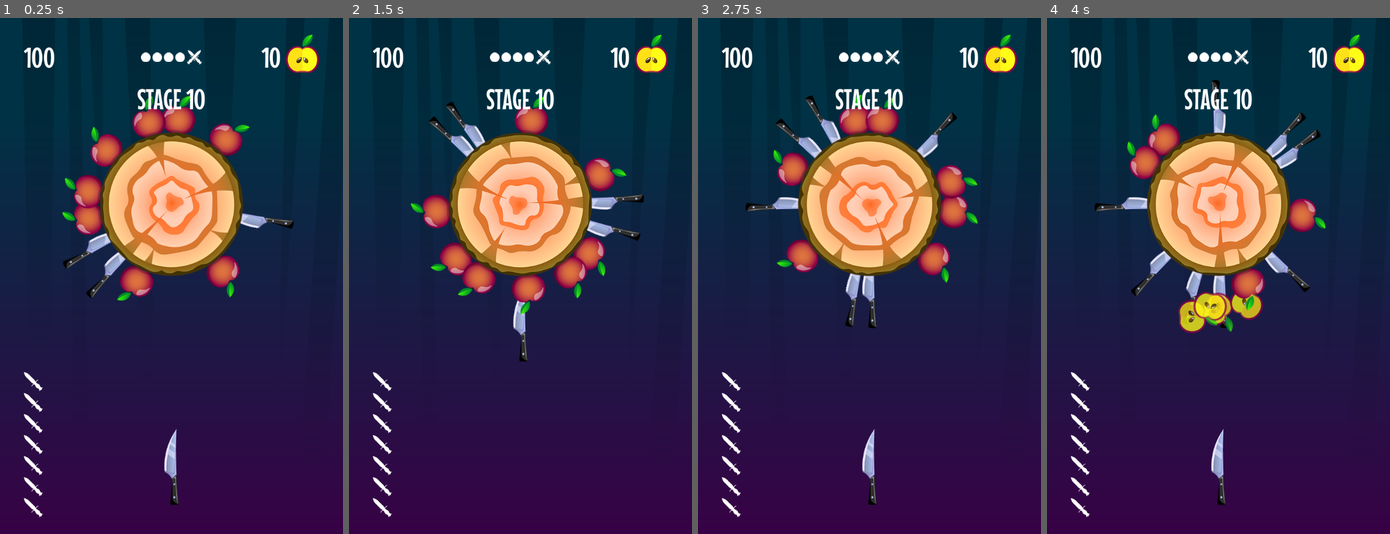
Above: before the commit, frames 1-4 (left to right).
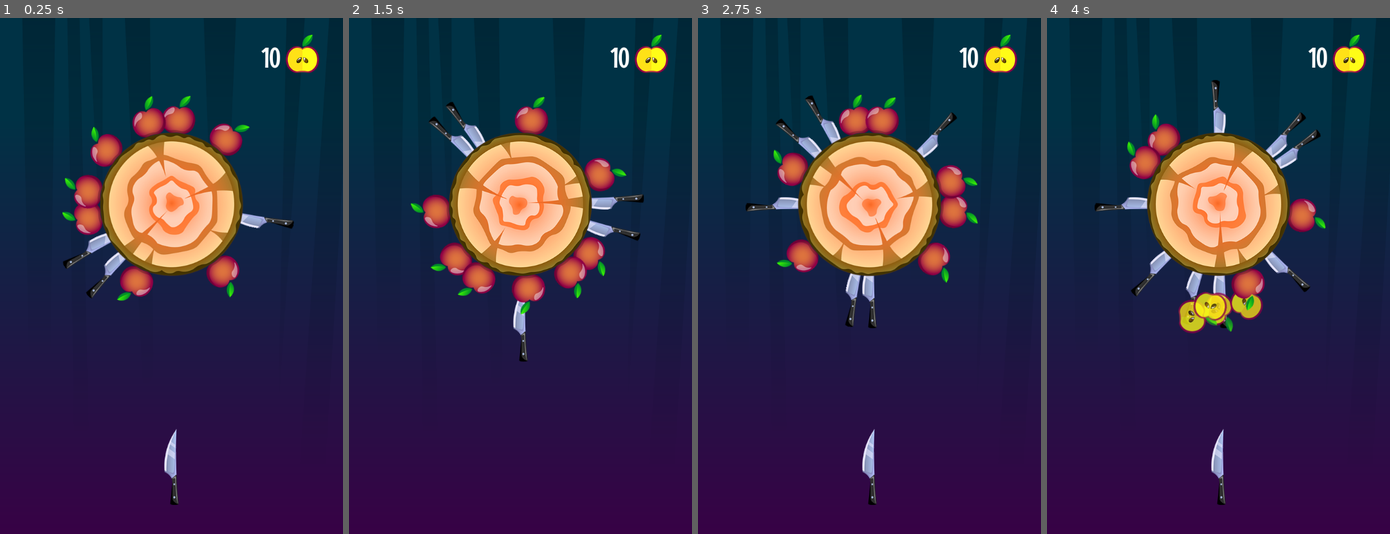
Above: after the commit, the same moments.

Repository: top-it-090304/Spin-Target
Game: Godot game, scene res://scens/game/game.tscn
Two runs of this game, one before a commit and one after it. Both use one fixed random seed, a clock stepped at 60 frames per second and the inputs below. Before the commit the project starts from res://scens/game.tscn.
Inputs (mouse positions are in pixels of both pictures, inside the frame that each line leads up to):
- Up to frame 1 (0.25 s): no input
- Up to frame 2 (1.5 s): move the mouse to (595, 250) at 0.52 s; click (595, 250) at 0.67 s; move the mouse to (451, 301) at 1.27 s; click (451, 301) at 1.42 s
- Up to frame 3 (2.75 s): move the mouse to (903, 162) at 2.02 s; click (903, 162) at 2.17 s
- Up to frame 4 (4 s): move the mouse to (1201, 379) at 2.77 s; click (1201, 379) at 2.92 s; move the mouse to (1321, 353) at 3.52 s; click (1321, 353) at 3.67 s

The runs differ from the first frame. In frame 1, 1.3% of the frame differs, in the area x 6-60%, y 5-97%; in frame 2, 1.3%; in frame 3, 1.3%; in frame 4, 1.3%.

Commit message:
Добавил стартовый экран

Diff:
--- a/spin-target/elements/ui/hud/hud.tscn
+++ b/spin-target/elements/ui/hud/hud.tscn
@@ -26,6 +26,7 @@
 anchor_bottom = 1.0
 grow_horizontal = 2
 grow_vertical = 2
+mouse_filter = 2
 theme_override_constants/margin_left = 50
 theme_override_constants/margin_top = 35
 theme_override_constants/margin_right = 50
@@ -33,16 +34,19 @@
 
 [node name="VBoxContainer" type="VBoxContainer" parent="MarginContainer"]
 layout_mode = 2
+mouse_filter = 2
 
 [node name="HBoxContainer" type="HBoxContainer" parent="MarginContainer/VBoxContainer"]
 layout_mode = 2
 
 [node name="Label" type="Label" parent="MarginContainer/VBoxContainer/HBoxContainer"]
+visible = false
 layout_mode = 2
 size_flags_horizontal = 3
 text = "100"
 
 [node name="HBoxContainer" type="HBoxContainer" parent="MarginContainer/VBoxContainer/HBoxContainer"]
+visible = false
 layout_mode = 2
 size_flags_horizontal = 3
 alignment = 1
@@ -75,6 +79,7 @@
 [node name="HBoxContainer2" type="HBoxContainer" parent="MarginContainer/VBoxContainer/HBoxContainer"]
 layout_mode = 2
 size_flags_horizontal = 3
+mouse_filter = 2
 theme_override_constants/separation = 10
 alignment = 2
 
@@ -89,13 +94,16 @@
 stretch_mode = 4
 
 [node name="Label" type="Label" parent="MarginContainer/VBoxContainer"]
+visible = false
 layout_mode = 2
 text = "STAGE 10"
 horizontal_alignment = 1
 
 [node name="HBoxContainer2" type="HBoxContainer" parent="MarginContainer/VBoxContainer"]
+visible = false
 layout_mode = 2
 size_flags_vertical = 3
+mouse_filter = 2
 
 [node name="VBoxContainer" type="VBoxContainer" parent="MarginContainer/VBoxContainer/HBoxContainer2"]
 layout_mode = 2
--- a/spin-target/scens/game.tscn
+++ /dev/null
@@ -1,18 +0,0 @@
-[gd_scene load_steps=4 format=3 uid="uid://bh4stgktopdvk"]
-
-[ext_resource type="PackedScene" uid="uid://c063vf7c2x3m3" path="res://elements/Knife_shooter/knifeshooter.tscn" id="1_7lg5d"]
-[ext_resource type="PackedScene" uid="uid://c077xke7ae2bo" path="res://elements/ui/hud/hud.tscn" id="1_xahwf"]
-[ext_resource type="PackedScene" uid="uid://c7grww7jg1mrn" path="res://elements/targets/target/target.tscn" id="2_ulfje"]
-
-[node name="Game" type="Node2D"]
-
-[node name="HUD" parent="." instance=ExtResource("1_xahwf")]
-
-[node name="Knifeshooter" parent="." instance=ExtResource("1_7lg5d")]
-position = Vector2(360, 944)
-
-[node name="Target" parent="." instance=ExtResource("2_ulfje")]
-position = Vector2(360, 394)
-
-[node name="Camera2D" type="Camera2D" parent="."]
-position = Vector2(360, 544)
--- /dev/null
+++ b/spin-target/scens/game/game.tscn
@@ -0,0 +1,18 @@
+[gd_scene load_steps=4 format=3 uid="uid://bh4stgktopdvk"]
+
+[ext_resource type="PackedScene" uid="uid://c077xke7ae2bo" path="res://elements/ui/hud/hud.tscn" id="1_5fchp"]
+[ext_resource type="PackedScene" uid="uid://c063vf7c2x3m3" path="res://elements/Knife_shooter/knifeshooter.tscn" id="2_33bt6"]
+[ext_resource type="PackedScene" uid="uid://c7grww7jg1mrn" path="res://elements/targets/target/target.tscn" id="3_6x1x2"]
+
+[node name="Game" type="Node2D"]
+
+[node name="HUD" parent="." instance=ExtResource("1_5fchp")]
+
+[node name="Knifeshooter" parent="." instance=ExtResource("2_33bt6")]
+position = Vector2(360, 944)
+
+[node name="Target" parent="." instance=ExtResource("3_6x1x2")]
+position = Vector2(360, 394)
+
+[node name="Camera2D" type="Camera2D" parent="."]
+position = Vector2(360, 544)
--- /dev/null
+++ b/spin-target/scens/start_screen/start_screen.tscn
@@ -0,0 +1,78 @@
+[gd_scene load_steps=5 format=3 uid="uid://oo3el222y6iv"]
+
+[ext_resource type="PackedScene" uid="uid://c077xke7ae2bo" path="res://elements/ui/hud/hud.tscn" id="1_eynv1"]
+[ext_resource type="Texture2D" uid="uid://cso6wdxm7tlg8" path="res://assets/knife1.png" id="2_kx7h7"]
+[ext_resource type="StyleBox" uid="uid://cbn128gejjir" path="res://styles/Butten.stylebox" id="3_6yeio"]
+[ext_resource type="Texture2D" uid="uid://dl8yjyw3eu6tm" path="res://assets/gift-ico.png" id="4_6yeio"]
+
+[node name="StartScreen" type="Control"]
+layout_mode = 3
+anchors_preset = 15
+anchor_right = 1.0
+anchor_bottom = 1.0
+grow_horizontal = 2
+grow_vertical = 2
+
+[node name="HUD" parent="." instance=ExtResource("1_eynv1")]
+
+[node name="MarginContainer" type="MarginContainer" parent="."]
+layout_mode = 1
+anchors_preset = 15
+anchor_right = 1.0
+anchor_bottom = 1.0
+grow_horizontal = 2
+grow_vertical = 2
+theme_override_constants/margin_left = 35
+theme_override_constants/margin_top = 150
+theme_override_constants/margin_right = 35
+theme_override_constants/margin_bottom = 50
+
+[node name="VBoxContainer" type="VBoxContainer" parent="MarginContainer"]
+layout_mode = 2
+
+[node name="Label" type="Label" parent="MarginContainer/VBoxContainer"]
+layout_mode = 2
+size_flags_vertical = 3
+size_flags_stretch_ratio = 2.0
+theme_override_font_sizes/font_size = 150
+text = "SPIN TARGET"
+horizontal_alignment = 1
+vertical_alignment = 1
+
+[node name="CenterContainer" type="CenterContainer" parent="MarginContainer/VBoxContainer"]
+layout_mode = 2
+size_flags_vertical = 3
+
+[node name="TextureRect" type="TextureRect" parent="MarginContainer/VBoxContainer/CenterContainer"]
+layout_mode = 2
+texture = ExtResource("2_kx7h7")
+stretch_mode = 5
+
+[node name="CenterContainer2" type="CenterContainer" parent="MarginContainer/VBoxContainer"]
+layout_mode = 2
+size_flags_vertical = 3
+
+[node name="Button" type="Button" parent="MarginContainer/VBoxContainer/CenterContainer2"]
+custom_minimum_size = Vector2(300, 0)
+layout_mode = 2
+size_flags_horizontal = 4
+theme_override_colors/font_hover_color = Color(0, 0.368627, 0, 1)
+theme_override_colors/font_color = Color(0, 0.278431, 0, 1)
+theme_override_colors/font_focus_color = Color(0, 0.278431, 0, 1)
+theme_override_colors/font_pressed_color = Color(0.470588, 0, 0.266667, 1)
+theme_override_styles/focus = ExtResource("3_6yeio")
+theme_override_styles/disabled = ExtResource("3_6yeio")
+theme_override_styles/hover_pressed = ExtResource("3_6yeio")
+theme_override_styles/hover = ExtResource("3_6yeio")
+theme_override_styles/pressed = ExtResource("3_6yeio")
+theme_override_styles/normal = ExtResource("3_6yeio")
+text = "PLAY"
+
+[node name="CenterContainer3" type="CenterContainer" parent="MarginContainer/VBoxContainer"]
+layout_mode = 2
+size_flags_vertical = 3
+
+[node name="TextureButton" type="TextureButton" parent="MarginContainer/VBoxContainer/CenterContainer3"]
+layout_mode = 2
+texture_normal = ExtResource("4_6yeio")
+stretch_mode = 5
Binary file added: spin-target/styles/Butten.stylebox
